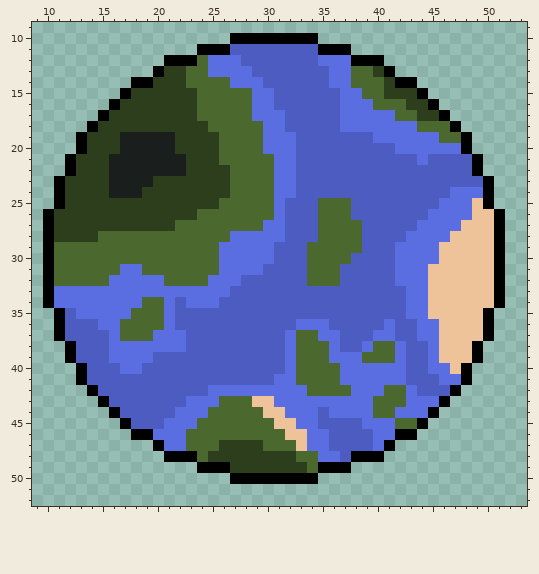
Edited in one commit: pixel-art file (Assets/Sprite-0002.aseprite). Above, as it was before the edit.
62x62 pixels, 1 frame. Shown: x 9..53, y 9..52.
Now the later version:
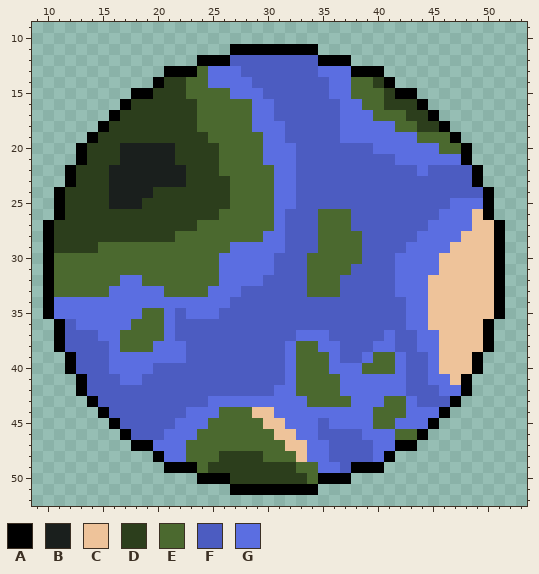
Palette (. is transparent): A #000000  B #1a1f1d  C #eec39a  D #2c3e1c  E #4b692f  F #4c5cc1  G #5b6ee1
From old to new:
Changed rows in their new state; - is an unchanged pixel.
first column x 10:
10 -----------------........-----------------
11 --------------...AAAAAAAA...--------------
12 -----------...AAAF-------AAA...-----------
13 ----------.AAA----F------G--AAA.----------
14 --------..A----GG--F----------DA..--------
15 -------.AA---E---GG-F-----G-E---AA.-------
16 ------.A---------------------E-DD-A.------
17 -----.A--------------F--------EE-D-A.-----
18 ----.A--------E----G------------EEDDA.----
19 ---.A--DDDDD---E------F----GGG----EE-A.---
20 ------------------------------GG----EE----
21 --.A--D-----D-------G-----------GG-GGGA.--
22 ----------------E-----------------G-------
23 -.A-------BBB--------------------------A.-
24 ---------B---------------------------FFF--
25 ------BBB-------D-----G--FFF--------F--G--
26 .A------------DD-------------------F----A.
27 ------------DD------E-------F-----F---G---
28 -----DDDDDDD-----EEE-------------F---G----
29 -DDDD-----------E----G--F-------F---G-----
30 ----------------------------E-------------
31 -------EE-----------G------E-------G------
32 ------E--EE----E--GG----------------------
33 -EEEEE-----EEEE--G------EEE-----G---------
34 ---------GG-G---G-------------------------
35 AGG-----G----GGG------------------------CA
36 ---GG--G---------------FFF-----F-G-C------
37 -----G----E-F---------FGG-F---F-----------
38 -AF----EEE---------------G---FGGF-G----CA-
39 ----------GGG--------------FFG------------
40 --AF--G--G----------------G--EEE----C-CA--
41 -------GG------------F-------------G-C----
42 ---AF----------FFFFFF--E---G---GGF--GGA---
43 ----AF-------FF-GGGGG---EEEE--G---FFFA----
44 -----AF-----F--G---C-G---G------E--GA-----
45 ------AF---F--G-----C-G---GGG-EEGGGA------
46 -------AFFF--G-------C-G-F---G--EEA-------
47 --------AAG-----EEEE--C--------GAA--------
48 ----------AGGE-E----EEECG-F-FFGA----------
49 -----------AAAEDD------E-GGFAAA-----------
50 --------------AAADDDDDDDEAAA--------------
51 -----------------AAAAAAAA-----------------
Changed places in both pictures, as pixel boxes (x1, y1, x2, y2):
changed: (43, 33, 505, 495)
